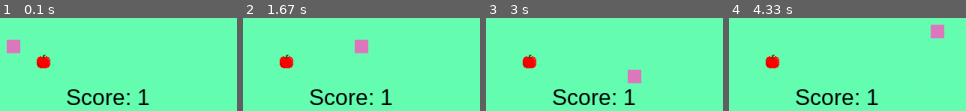
Above: before the commit, frames 1-4 (left to right).
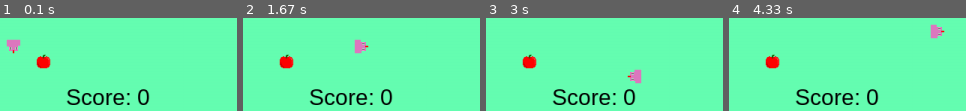
Above: after the commit, the same moments.

Repository: kvmilos/pygame-snake
Game: pygame game, started from main.py
The game is run twice, just before and just after one commit, with the same random seed, the same clock (stepped at 60 frames per second) and the same inputs.
Inputs:
- Up to frame 1 (0.1 s): no input
- Up to frame 2 (1.67 s): hold Right 0.33-0.8 s; hold Up 0.83-1.17 s; hold Right from 1.2 s (still down)
- Up to frame 3 (3 s): release Right at 1.67 s; hold Down 2.27-2.67 s; hold Left from 2.7 s (still down)
- Up to frame 4 (4.33 s): release Left at 3.1 s; hold Up 3.13-3.53 s; hold Right 3.57-4.2 s; hold Down from 4.23 s (still down)

The runs differ from the first frame. In frame 1, 1.1% of the frame differs, in the area x 2-64%, y 29-94%; in frame 2, 1.1%; in frame 3, 1.1%; in frame 4, 1.1%.

Commit message:
snake head

Diff:
--- a/main.py
+++ b/main.py
@@ -29,6 +29,10 @@
         self.length = length
         self.parent_screen = parent_screen
         self.part = pygame.image.load("sprites/snake.png").convert()
+        self.head_up = pygame.image.load("sprites/snakeU.png").convert()
+        self.head_down = pygame.image.load("sprites/snakeD.png").convert()
+        self.head_right = pygame.image.load("sprites/snakeR.png").convert()
+        self.head_left = pygame.image.load("sprites/snakeL.png").convert()
         self.x = [SIZE]*length
         self.y = [SIZE]*length
         self.direction = 'down'
@@ -39,8 +43,16 @@
         self.y.append(-1)
 
     def draw(self):
+        head_images = {
+        'up': self.head_up,
+        'down': self.head_down,
+        'right': self.head_right,
+        'left': self.head_left
+    }
         self.parent_screen.fill(BACKGROUND_COLOUR)
-        for i in range(self.length):
+        head_image = head_images[self.direction]
+        self.parent_screen.blit(head_image, (self.x[0], self.y[0]))
+        for i in range(1, self.length):
             self.parent_screen.blit(self.part, (self.x[i], self.y[i]))
         pygame.display.flip()
 
@@ -131,7 +143,7 @@
     def show_game_over(self):
         self.screen.fill(BACKGROUND_COLOUR)
         font = pygame.font.SysFont('arial', 30)
-        line1 = font.render(f"Game is over! Your score is {self.snake.length}", True, (0, 0, 0))
+        line1 = font.render(f"Game is over! Your score is {self.snake.length-1}", True, (0, 0, 0))
         self.screen.blit(line1, (200, 300))
         line2 = font.render("To play again press Enter. To exit press Escape!", True, (0, 0, 0))
         self.screen.blit(line2, (200, 350))
@@ -147,7 +159,7 @@
 
     def display_score(self):
         font = pygame.font.SysFont('arial', 30)
-        score = font.render(f"Score: {self.snake.length}", True, (0, 0, 0))
+        score = font.render(f"Score: {self.snake.length-1}", True, (0, 0, 0))
         self.screen.blit(score, (100, 100))
 
     def run(self):
Binary file added: sprites/snakeD.png
Binary file added: sprites/snakeL.png
Binary file added: sprites/snakeR.png
Binary file added: sprites/snakeU.png
